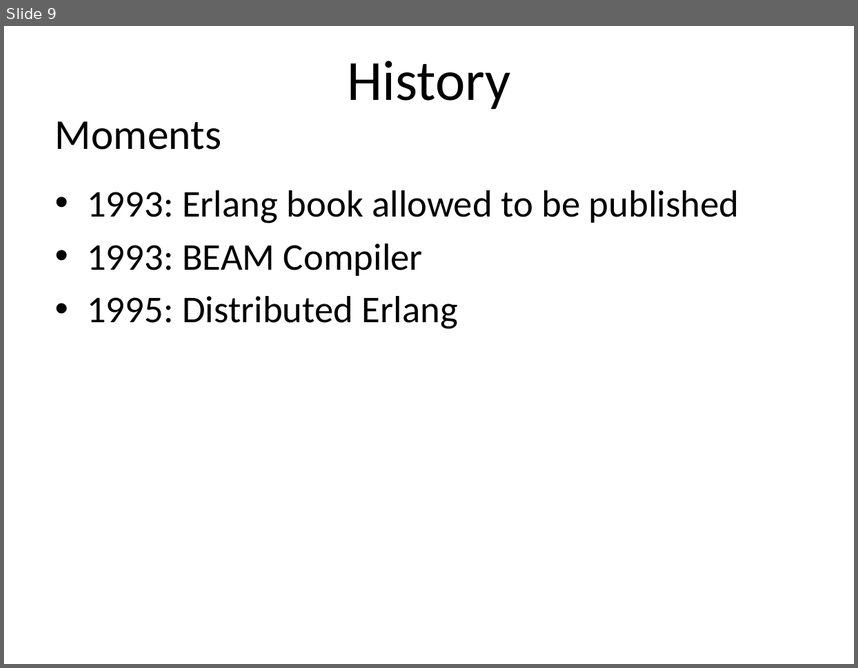
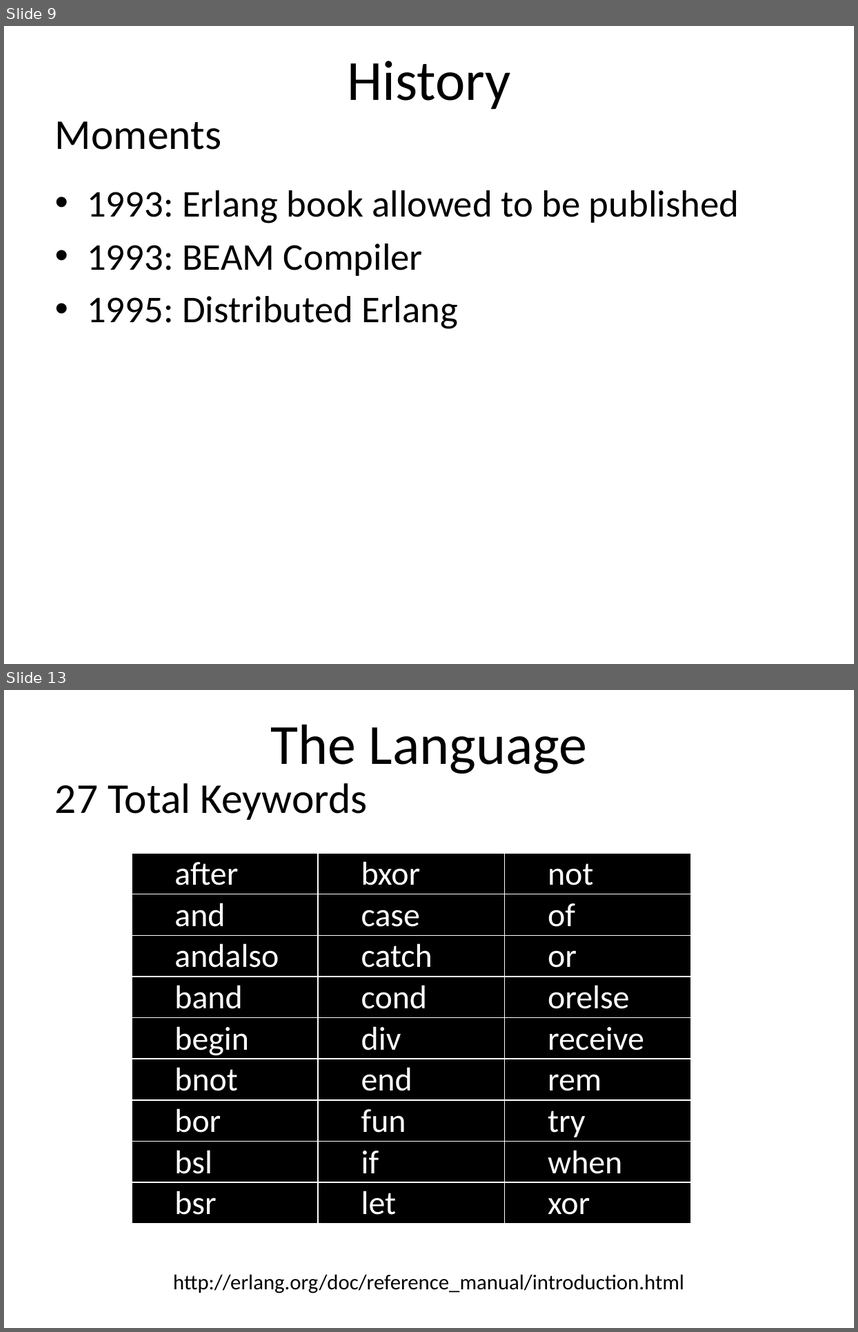
Before and after one commit to rmorgan1711/cs3210, a slide deck: teamProj/slides.pptx. Shown one above the other, each under a label of ours: slide 9 before the commit, slides 9 and 13 after it; the slides between them are not shown. The pictures are 858x668 and 858x1332 pixels, drawn with LibreOffice and Linux fonts; fonts in the diff are those of the drawing. Boxes give left, top, right and bottom in pixels: in the first picture for what was removed or moved away, otherwise in the second. Text is boxed around its words. In the diff, an @@ line names an element or a change of style, - is before the commit and + after.

```diff
--- a/teamProj/slides.pptx
+++ b/teamProj/slides.pptx
@@ slide 13 added at [4,690,854,1328], background #FFFFFF @@
@@ title added at [270,724,588,773], 48 pt, text #000000 @@
+The Language
@@ text added at [55,783,368,820], 36 pt, text #000000 @@
+27 Total Keywords
@@ table added at [132,854,690,1217], 9 rows, 3 columns @@
+after | bxor | not
+and | case | of
+andalso | catch | or
+band | cond | orelse
+begin | div | receive
+bnot | end | rem
+bor | fun | try
+bsl | if | when
+bsr | let | xor
@@ text added at [173,1274,684,1293], 18 pt, text #000000 @@
+http://erlang.org/doc/reference_manual/introduction.html
```
Also in this commit, not shown: 14 other slides added, 4 other files.
